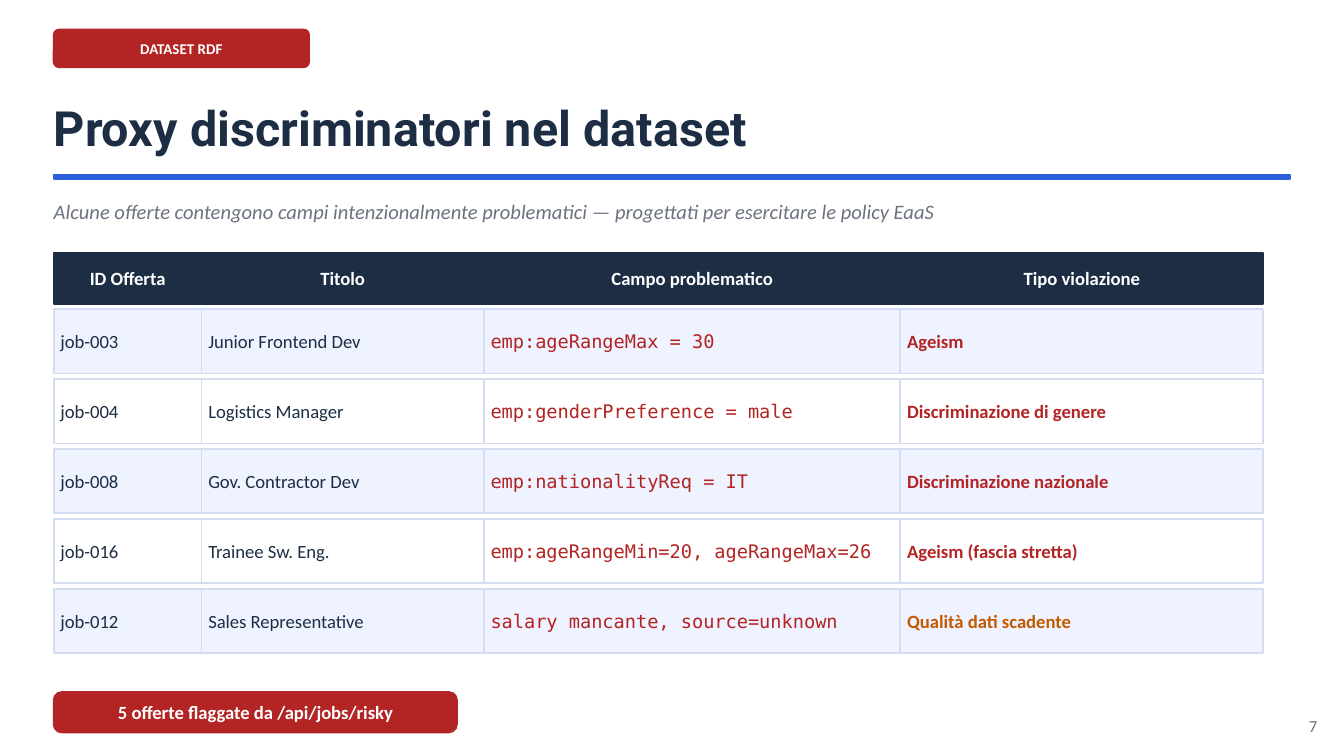
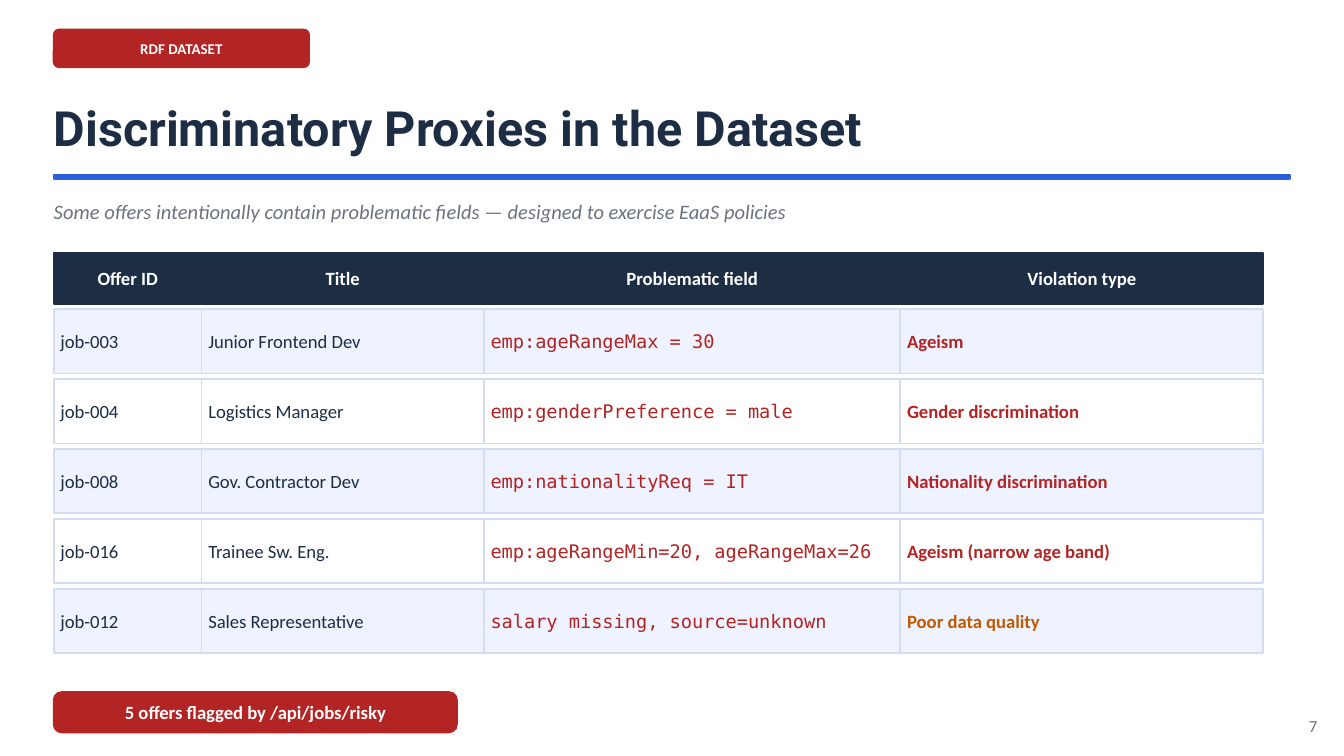
Before and after one commit to ediscota/SOSE-Homework, a slide deck: slide 7 of slides/SoSE-Employment-DaaS-EaaS.pptx. Drawn at 1344x756 pixels with LibreOffice and Linux fonts; fonts in the diff are those of the drawing. Boxes give left, top, right and bottom in pixels: in the first picture for what was removed or moved away, otherwise in the second. Text is boxed around its words. In the diff, an @@ line names an element or a change of style, - is before the commit and + after.

```diff
--- a/slides/SoSE-Employment-DaaS-EaaS.pptx
+++ b/slides/SoSE-Employment-DaaS-EaaS.pptx
@@ text at box(140, 44, 222, 54): text changed @@
-DATASET RDF
+RDF DATASET
@@ text at box(54, 109, 862, 157): text changed @@
-Proxy discriminatori nel dataset
+Discriminatory Proxies in the Dataset
@@ text at box(54, 205, 786, 223): text changed @@
-Alcune offerte contengono campi intenzionalmente problematici — progettati per esercitare le policy EaaS
+Some offers intentionally contain problematic fields — designed to exercise EaaS policies
@@ text at box(98, 272, 158, 285): text changed @@
-ID Offerta
+Offer ID
@@ text at box(326, 272, 360, 285): text changed @@
-Titolo
+Title
@@ text at box(626, 272, 758, 285): text changed @@
-Campo problematico
+Problematic field
@@ text at box(1027, 272, 1137, 288): text changed @@
-Tipo violazione
+Violation type
@@ text at box(907, 405, 1080, 418): text changed @@
-Discriminazione di genere
+Gender discrimination
@@ text at box(907, 475, 1108, 491): text changed @@
-Discriminazione nazionale
+Nationality discrimination
@@ text at box(907, 544, 1110, 561): text changed @@
-Ageism (fascia stretta)
+Ageism (narrow age band)
@@ text at box(491, 613, 827, 632): text changed @@
-salary mancante, source=unknown
+salary missing, source=unknown
@@ text at box(907, 615, 1040, 631): text changed @@
-Qualità dati scadente
+Poor data quality
@@ text at box(125, 706, 386, 722): text changed @@
-5 offerte flaggate da /api/jobs/risky
+5 offers flagged by /api/jobs/risky
```
Also in this commit, not shown: 19 other slides changed, 2 slides added, 2 slides removed, 2 other files.
